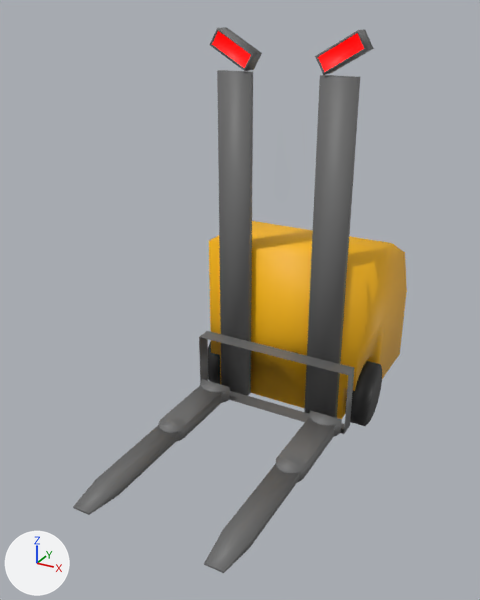
What one commit did to the FBX model Assets/3D/forklift_enemy.fbx.
One viewpoint serves both versions: a 50 mm camera at (0.0155, -0.0353, 0.0241) aimed at (-0.0008, -0.0057, 0.0093). Lighting does not change. The marker at lower left points along +X, +Y and +Z. Where no turn or scale is listed for an object, it has been applied to the vertices.

Names of what the first picture shows: 'body', 'eye_L', 'eye_R', 'fork', 'lift', 'tine_lower_L', 'tine_lower_R', 'tine_upper_L', 'tine_upper_R', 'wheel_L'.
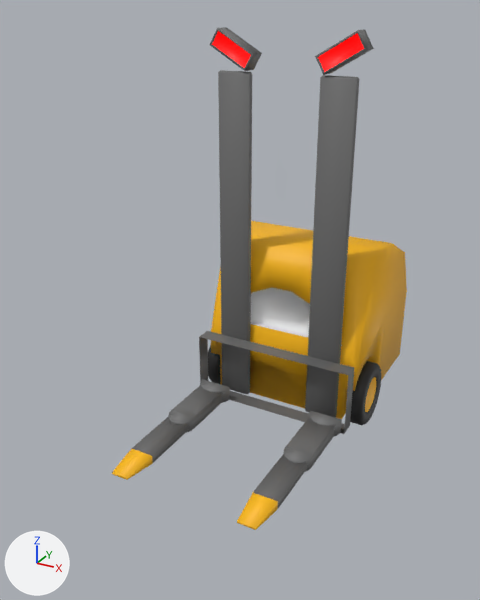
Diff of the bpy script that builds the scene:
```diff
--- a/Assets/3D/forklift_enemy.fbx.py
+++ b/Assets/3D/forklift_enemy.fbx.py
@@ me_tine_lower_r @@
 me_tine_lower_r.from_pydata(...)  # 12 vertices, 10 faces; spans x -0.0007..0.0007, y -0.008..0.0, z -0.00025..0.00025
+# me_tine_lower_r part 6
+for i in [*range(0, 4), *range(8, 12)]: me_tine_lower_r.vertices[i].co += Vector((0.0, 0.002, 0.0))
 me_tine_lower_r.materials.append(mat_lift)
@@ me_tine_lower_l @@
 me_tine_lower_l.from_pydata(...)  # 12 vertices, 10 faces; spans x -0.0007..0.0007, y -0.008..0.0, z -0.00025..0.00025
+# me_tine_lower_l part 5
+for i in [*range(0, 4), *range(8, 12)]: me_tine_lower_l.vertices[i].co += Vector((0.0, 0.002, 0.0))
 me_tine_lower_l.materials.append(mat_lift)
@@ me_lift @@
 # used by ob_lift; parent = ob_body; location = (0.0, -0.5, 0.5)
-me_lift.from_pydata(...)  # 16 vertices, 12 faces; spans x -0.4..0.4, y 0.0..2.0, z 0.0..0.04
+me_lift.from_pydata(...)  # 48 vertices, 52 faces; spans x -0.4..0.4, y 0.0..2.0, z 0.0..0.04
+# me_lift part 2: the loose piece of 8 vertices spanning x -0.4..-0.2, y 0.0..2.0, z 0.0..0.04 is rebuilt with 24 vertices and now spans x -0.4..-0.2, y 0.0..2.0, z 0.0..0.04
+# me_lift part 3: the loose piece of 8 vertices spanning x 0.2..0.4, y 0.0..2.0, z 0.0..0.04 is rebuilt with 24 vertices and now spans x 0.2..0.4, y 0.0..2.0, z 0.0..0.04
 me_lift.materials.append(mat_lift)
@@ me_body @@
 # used by ob_body; parent = ob_world_root; location = (0.0, 0.6, -0.3)
-me_body.from_pydata(...)  # 247 vertices, 203 faces; spans x -0.5..0.5, y -0.6..0.5, z -0.5..0.5
-me_body.materials.append(mat_wheel)  # black #1d1d1d
+me_body.from_pydata(...)  # 130 vertices, 75 faces; spans x -0.5..0.5, y -0.5..0.5, z -0.5..0.5
+# me_body part 1: 2 vertices moved from x -0.5..0.5, y 0.5, z 0.5 to x -0.5..0.5, y 0.5, z 0.295; 2 vertices removed from x -0.5..0.5, y 0.0, z 0.5; 30 vertices added at x -0.5..0.5, y -0.14..0.5, z 0.35..0.5
 me_body.materials.append(mat_body)
+me_body.materials.append(mat_engine)  # white #f5f5f6
@@ me_wheel_l @@
-me_wheel_l.from_pydata(...)  # 48 vertices, 26 faces; spans x -0.0005..0.0005, y -0.002..0.002, z -0.002..0.002
+me_wheel_l.from_pydata(...)  # 168 vertices, 146 faces; spans x -0.0005..0.0005, y -0.002..0.002, z -0.002..0.002
+# me_wheel_l part 4: 48 vertices removed from x -0.0005..0.0005, y -0.002..0.002, z -0.002..0.002; 168 vertices added at x -0.0005..0.0005, y -0.002..0.002, z -0.002..0.002
 me_wheel_l.materials.append(mat_wheel)
+me_wheel_l.materials.append(mat_body)  # yellow #ffbc00
@@ ob_tine_lower_r @@
 ob_tine_lower_r = bpy.data.objects.new('tine_lower_R', me_tine_lower_r)
-ob_tine_lower_r.location = (-0.0038, -0.0084, 0.0015)
+ob_tine_lower_r.location = (-0.0038, -0.0074, 0.0015)
@@ ob_tine_lower_l @@
 ob_tine_lower_l = bpy.data.objects.new('tine_lower_L', me_tine_lower_l)
-ob_tine_lower_l.location = (0.0038, -0.0084, 0.0015)
+ob_tine_lower_l.location = (0.0038, -0.0074, 0.0015)
```

Boxes (x1, y1, x2, y2) around the edits, measured in the pictures (480 x 600 px):
'lift', reshaped
    before: (217, 70, 360, 418)
    after: (218, 70, 359, 418)
'body', reshaped
    before: (209, 221, 407, 419)
    after: (211, 221, 407, 419)
'tine_lower_L', reshaped, moved (27% narrower, 30% shorter)
    before: (204, 464, 300, 573)
    after: (237, 454, 307, 530)
'tine_lower_R', reshaped, moved (27% narrower, 30% shorter)
    before: (73, 425, 179, 515)
    after: (112, 417, 189, 480)
'wheel_L', reshaped
    before: (345, 361, 382, 426)
    after: (350, 361, 382, 425)
part 1 of me_body, built on
    before: (209, 221, 381, 418)
    after: (211, 221, 381, 418)
part 2 of me_lift, rebuilt
    before: (217, 70, 253, 396)
    after: (218, 70, 252, 395)
part 3 of me_lift, rebuilt
    before: (304, 75, 360, 418)
    after: (305, 75, 359, 418)
